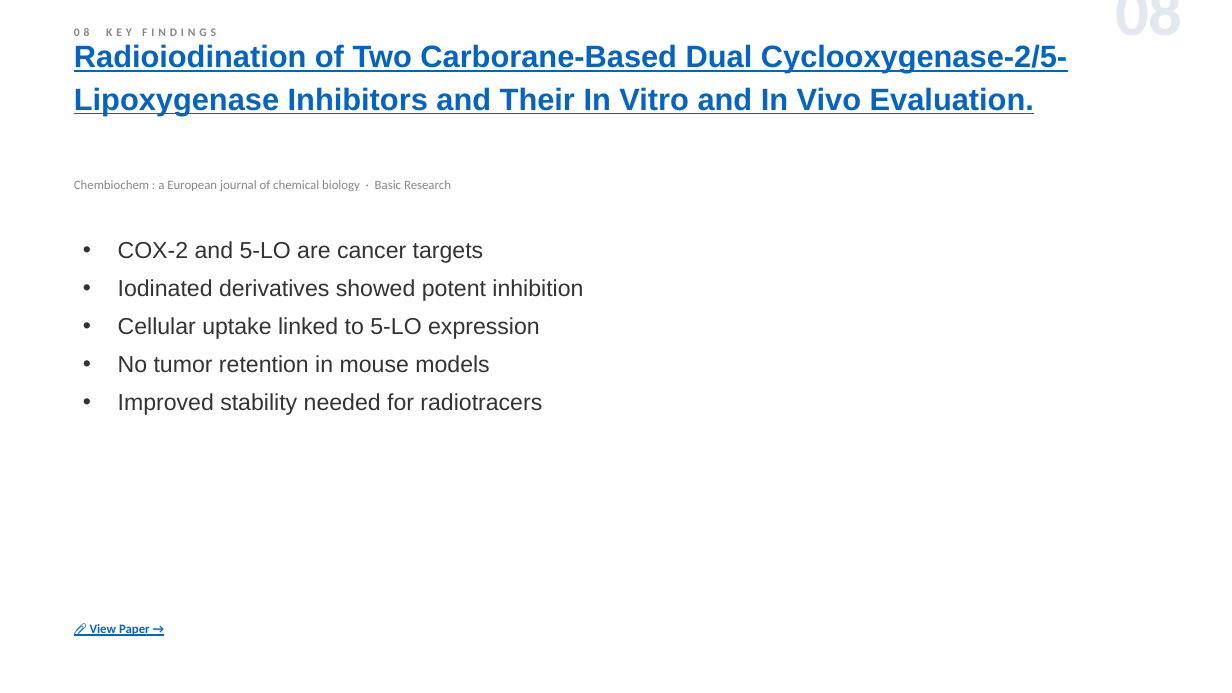
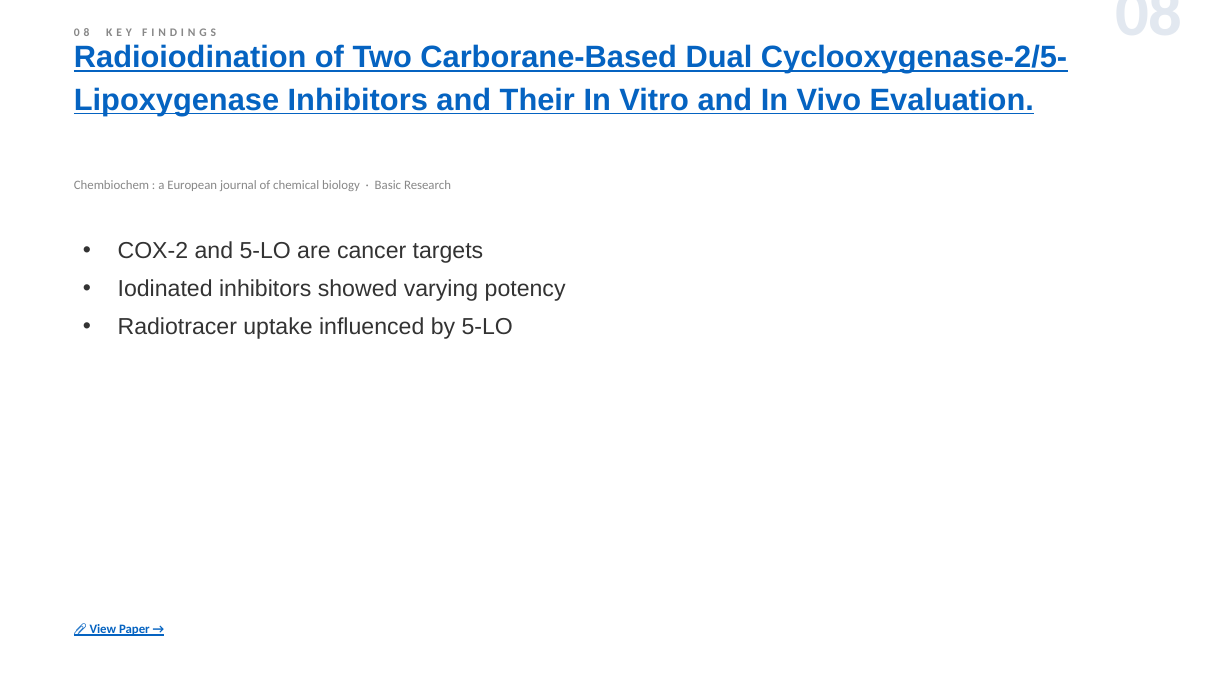
Before and after one commit to jejenhu-maker/colorectal-weekly-digest, a slide deck: slide 10 of docs/digest-en.pptx. Drawn at 1232x693 pixels with LibreOffice and Linux fonts; fonts in the diff are those of the drawing. Boxes give left, top, right and bottom in pixels: in the first picture for what was removed or moved away, otherwise in the second. Text is boxed around its words. In the diff, an @@ line names an element or a change of style, - is before the commit and + after.

```diff
--- a/docs/digest-en.pptx
+++ b/docs/digest-en.pptx
@@ text at [118, 279, 566, 339]: text changed @@
-• Iodinated derivatives showed potent inhibition
-• Cellular uptake linked to 5-LO expression
-• No tumor retention in mouse models
-• Improved stability needed for radiotracers
+• Iodinated inhibitors showed varying potency
+• Radiotracer uptake influenced by 5-LO
```
Also in this commit, not shown: 10 other slides changed, 1 slide added, 3 other files.
